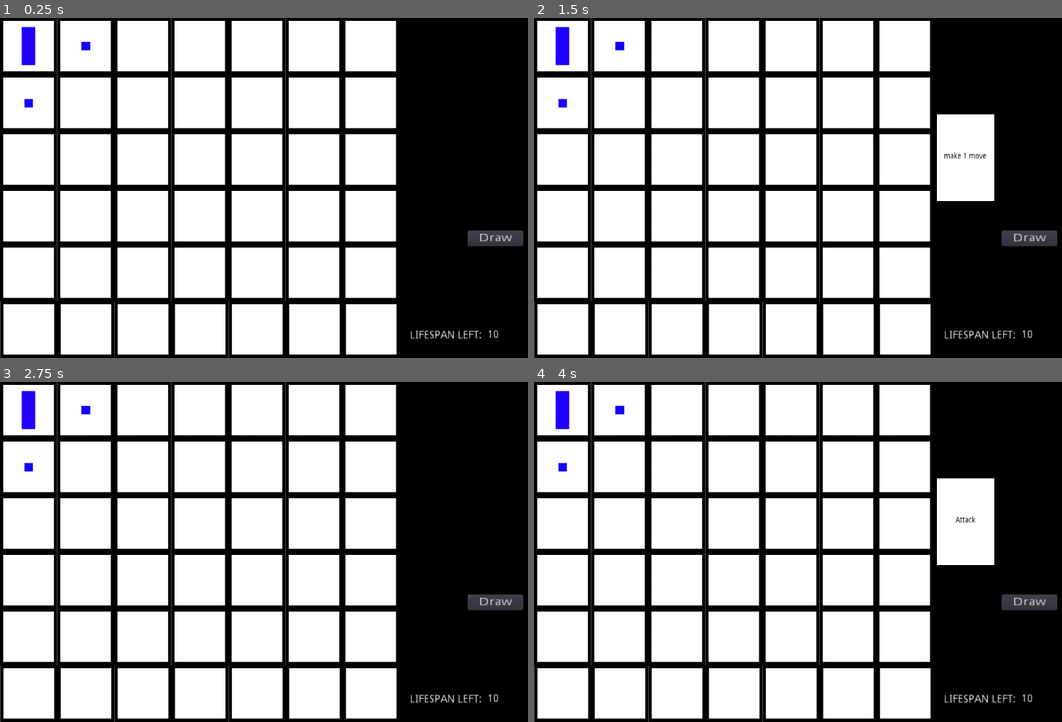
Above: before the commit, frames 1-4 (two rows, left to right).
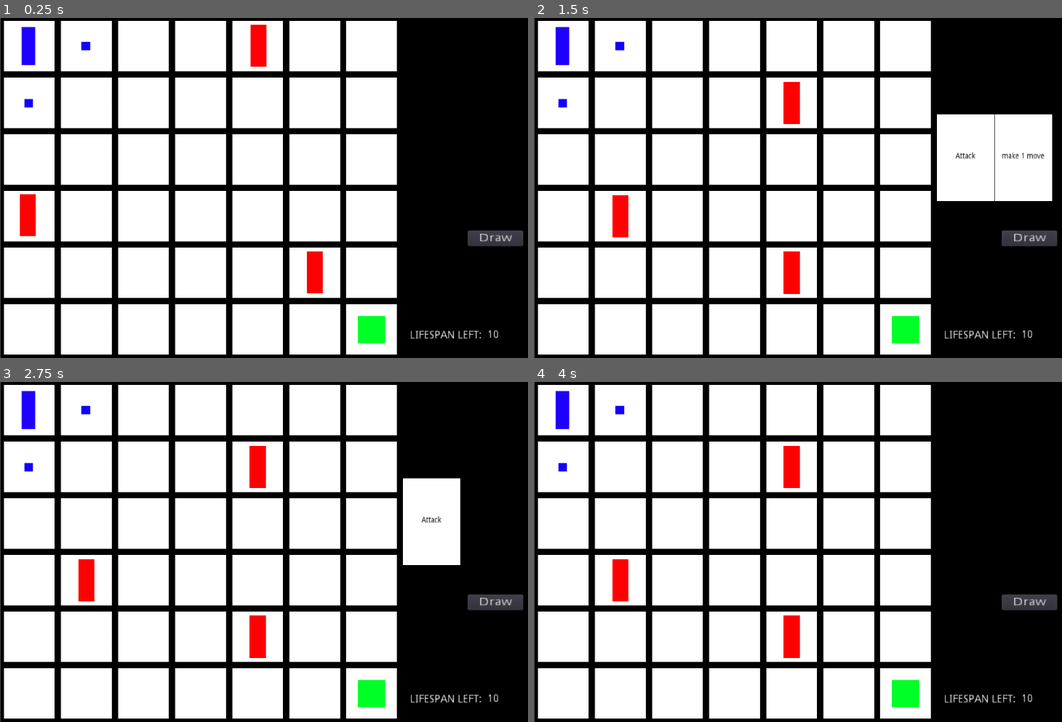
Above: after the commit, the same moments.

Repository: spacenoomad/snowball_game
Game: Godot game, scene res://Scenes/Game.tscn
The game is run twice, just before and just after one commit, with the same random seed, the same clock (stepped at 60 frames per second) and the same inputs.
Inputs:
- Up to frame 1 (0.25 s): no input
- Up to frame 2 (1.5 s): click "Draw" at 0.5 s; click "Attack" at 1.25 s
- Up to frame 3 (2.75 s): click "make 1 move" at 2 s
- Up to frame 4 (4 s): click "Draw" at 2.75 s; click "make 1 move" (after the commit: "Attack") at 3.5 s

The runs differ from the first frame. In frame 1, 4.7% of the frame differs, in the area x 0-76%, y 0-100%; in frame 2, 7.7%, in the area x 0-99%, y 0-100%; in frame 3, 7.5%; in frame 4, 7.5%.

Commit message:
finished gameplay loop

Diff:
--- a/Actors/Box.tscn
+++ b/Actors/Box.tscn
@@ -6,6 +6,8 @@
 
 [node name="Box" type="StaticBody2D"]
 scale = Vector2( 4.94339, 4.94339 )
+collision_layer = 4
+collision_mask = 4
 
 [node name="CollisionShape2D" type="CollisionShape2D" parent="."]
 shape = SubResource( 1 )
--- a/Actors/Bullet.tscn
+++ b/Actors/Bullet.tscn
@@ -1,12 +1,17 @@
-[gd_scene load_steps=3 format=2]
+[gd_scene load_steps=5 format=2]
 
 [ext_resource path="res://White-square.jpg" type="Texture" id=1]
+[ext_resource path="res://Scripts/bullet.gd" type="Script" id=2]
 
 [sub_resource type="RectangleShape2D" id=1]
 extents = Vector2( 13.2076, 10 )
 
+[sub_resource type="RectangleShape2D" id=2]
+
 [node name="Bullet" type="RigidBody2D"]
+collision_layer = 2
 gravity_scale = 0.0
+script = ExtResource( 2 )
 
 [node name="Sprite" type="Sprite" parent="."]
 modulate = Color( 0, 0.85098, 0.0745098, 1 )
@@ -17,3 +22,13 @@
 [node name="CollisionShape2D" type="CollisionShape2D" parent="."]
 shape = SubResource( 1 )
 disabled = true
+
+[node name="Area2D" type="Area2D" parent="."]
+collision_layer = 2
+collision_mask = 2
+
+[node name="CollisionShape2D" type="CollisionShape2D" parent="Area2D"]
+shape = SubResource( 2 )
+
+[connection signal="area_entered" from="Area2D" to="." method="_on_Area2D_area_entered"]
+[connection signal="body_entered" from="Area2D" to="." method="_on_Area2D_body_entered"]
--- /dev/null
+++ b/Actors/Enemies.tscn
@@ -0,0 +1,79 @@
+[gd_scene load_steps=6 format=2]
+
+[ext_resource path="res://White-square.jpg" type="Texture" id=1]
+[ext_resource path="res://Scripts/enemy_script.gd" type="Script" id=2]
+
+[sub_resource type="RectangleShape2D" id=1]
+extents = Vector2( 55, 60.25 )
+
+[sub_resource type="RectangleShape2D" id=2]
+extents = Vector2( 18.9259, 19.9206 )
+
+[sub_resource type="RectangleShape2D" id=3]
+extents = Vector2( 24.8677, 75.5977 )
+
+[node name="Enemies" type="KinematicBody2D"]
+scale = Vector2( 0.502661, 0.502661 )
+collision_layer = 0
+collision_mask = 0
+script = ExtResource( 2 )
+
+[node name="CollisionShape2D" type="CollisionShape2D" parent="."]
+scale = Vector2( 0.501228, 1.24436 )
+shape = SubResource( 1 )
+
+[node name="Sprite" type="Sprite" parent="."]
+modulate = Color( 1, 0, 0, 1 )
+scale = Vector2( 0.11175, 0.296777 )
+texture = ExtResource( 1 )
+
+[node name="Sensors" type="Node2D" parent="."]
+
+[node name="Sensor_1" type="Area2D" parent="Sensors"]
+position = Vector2( 198.941, 0 )
+collision_layer = 4
+collision_mask = 4
+
+[node name="CollisionShape2D" type="CollisionShape2D" parent="Sensors/Sensor_1"]
+shape = SubResource( 2 )
+
+[node name="Sensor_2" type="Area2D" parent="Sensors"]
+position = Vector2( 0, 224.804 )
+collision_layer = 4
+collision_mask = 4
+
+[node name="CollisionShape2D" type="CollisionShape2D" parent="Sensors/Sensor_2"]
+shape = SubResource( 2 )
+
+[node name="Sensor_3" type="Area2D" parent="Sensors"]
+position = Vector2( -198.941, 0 )
+collision_layer = 4
+collision_mask = 4
+
+[node name="CollisionShape2D" type="CollisionShape2D" parent="Sensors/Sensor_3"]
+shape = SubResource( 2 )
+
+[node name="Sensor_4" type="Area2D" parent="Sensors"]
+position = Vector2( 0, -224.804 )
+collision_layer = 4
+collision_mask = 4
+
+[node name="CollisionShape2D" type="CollisionShape2D" parent="Sensors/Sensor_4"]
+shape = SubResource( 2 )
+
+[node name="Area2D" type="Area2D" parent="."]
+collision_layer = 3
+collision_mask = 3
+
+[node name="CollisionShape2D" type="CollisionShape2D" parent="Area2D"]
+shape = SubResource( 3 )
+
+[connection signal="body_entered" from="Sensors/Sensor_1" to="." method="_on_Sensor_1_body_entered"]
+[connection signal="body_exited" from="Sensors/Sensor_1" to="." method="_on_Sensor_1_body_exited"]
+[connection signal="body_entered" from="Sensors/Sensor_2" to="." method="_on_Sensor_2_body_entered"]
+[connection signal="body_exited" from="Sensors/Sensor_2" to="." method="_on_Sensor_2_body_exited"]
+[connection signal="body_entered" from="Sensors/Sensor_3" to="." method="_on_Sensor_3_body_entered"]
+[connection signal="body_exited" from="Sensors/Sensor_3" to="." method="_on_Sensor_3_body_exited"]
+[connection signal="body_entered" from="Sensors/Sensor_4" to="." method="_on_Sensor_4_body_entered"]
+[connection signal="body_exited" from="Sensors/Sensor_4" to="." method="_on_Sensor_4_body_exited"]
+[connection signal="body_entered" from="Area2D" to="." method="_on_Area2D_body_entered"]
--- a/Actors/Player.tscn
+++ b/Actors/Player.tscn
@@ -27,6 +27,8 @@
 
 [node name="Button_1" type="Area2D" parent="Buttons"]
 position = Vector2( 325, 0 )
+collision_layer = 4
+collision_mask = 4
 
 [node name="CollisionShape2D" type="CollisionShape2D" parent="Buttons/Button_1"]
 shape = SubResource( 2 )
@@ -38,6 +40,8 @@
 
 [node name="Button_2" type="Area2D" parent="Buttons"]
 position = Vector2( 0, 324.526 )
+collision_layer = 4
+collision_mask = 4
 
 [node name="CollisionShape2D" type="CollisionShape2D" parent="Buttons/Button_2"]
 shape = SubResource( 2 )
@@ -49,6 +53,8 @@
 
 [node name="Button_3" type="Area2D" parent="Buttons"]
 position = Vector2( 0, -324.526 )
+collision_layer = 4
+collision_mask = 4
 
 [node name="CollisionShape2D" type="CollisionShape2D" parent="Buttons/Button_3"]
 shape = SubResource( 2 )
@@ -60,6 +66,8 @@
 
 [node name="Button_4" type="Area2D" parent="Buttons"]
 position = Vector2( -325, 0 )
+collision_layer = 4
+collision_mask = 4
 
 [node name="CollisionShape2D" type="CollisionShape2D" parent="Buttons/Button_4"]
 shape = SubResource( 2 )
--- a/Scenes/Game.tscn
+++ b/Scenes/Game.tscn
@@ -1,14 +1,27 @@
-[gd_scene load_steps=4 format=2]
+[gd_scene load_steps=9 format=2]
 
 [ext_resource path="res://Actors/Box.tscn" type="PackedScene" id=1]
 [ext_resource path="res://Actors/Player.tscn" type="PackedScene" id=2]
 [ext_resource path="res://Scripts/add_cards.gd" type="Script" id=3]
+[ext_resource path="res://Actors/Enemies.tscn" type="PackedScene" id=4]
+[ext_resource path="res://Scripts/game_controller.gd" type="Script" id=5]
+[ext_resource path="res://White-square.jpg" type="Texture" id=6]
+
+[sub_resource type="RectangleShape2D" id=1]
+
+[sub_resource type="RectangleShape2D" id=2]
 
 [node name="Game" type="Node"]
+script = ExtResource( 5 )
+
+[node name="Timer" type="Timer" parent="."]
+one_shot = true
 
 [node name="Player" parent="." instance=ExtResource( 2 )]
 position = Vector2( 50.3868, 49.7234 )
 scale = Vector2( 0.309532, 0.309532 )
+collision_layer = 17
+collision_mask = 17
 _speed = 20
 
 [node name="bulletSpawner" type="Position2D" parent="Player"]
@@ -19,7 +32,7 @@
 scale = Vector2( 1.01521, 1.01521 )
 
 [node name="Row_1" type="Node2D" parent="Board_Holder"]
-position = Vector2( -1.33635, 0.890892 )
+position = Vector2( 0, 0.891 )
 
 [node name="Box" parent="Board_Holder/Row_1" instance=ExtResource( 1 )]
 position = Vector2( 50.7239, 48.0542 )
@@ -43,7 +56,7 @@
 position = Vector2( 644.132, 48.0542 )
 
 [node name="Row_2" type="Node2D" parent="Board_Holder"]
-position = Vector2( -1.33635, 99.595 )
+position = Vector2( 0, 99.595 )
 
 [node name="Box" parent="Board_Holder/Row_2" instance=ExtResource( 1 )]
 position = Vector2( 50.7239, 48.0542 )
@@ -67,7 +80,7 @@
 position = Vector2( 644.132, 48.0542 )
 
 [node name="Row_3" type="Node2D" parent="Board_Holder"]
-position = Vector2( -1.33635, 198.074 )
+position = Vector2( 0, 198.074 )
 
 [node name="Box" parent="Board_Holder/Row_3" instance=ExtResource( 1 )]
 position = Vector2( 50.7239, 48.0542 )
@@ -91,7 +104,7 @@
 position = Vector2( 644.132, 48.0542 )
 
 [node name="Row_4" type="Node2D" parent="Board_Holder"]
-position = Vector2( -1.33635, 296.553 )
+position = Vector2( 0, 296.553 )
 
 [node name="Box" parent="Board_Holder/Row_4" instance=ExtResource( 1 )]
 position = Vector2( 50.7239, 48.0542 )
@@ -115,7 +128,7 @@
 position = Vector2( 644.132, 48.0542 )
 
 [node name="Row_5" type="Node2D" parent="Board_Holder"]
-position = Vector2( -1.33635, 394.808 )
+position = Vector2( 0, 394.808 )
 
 [node name="Box" parent="Board_Holder/Row_5" instance=ExtResource( 1 )]
 position = Vector2( 50.7239, 48.0542 )
@@ -139,7 +152,7 @@
 position = Vector2( 644.132, 48.0542 )
 
 [node name="Row_6" type="Node2D" parent="Board_Holder"]
-position = Vector2( -0.629242, 493.287 )
+position = Vector2( 0, 493.287 )
 
 [node name="Box" parent="Board_Holder/Row_6" instance=ExtResource( 1 )]
 position = Vector2( 50.7239, 48.0542 )
@@ -161,6 +174,57 @@
 
 [node name="Box7" parent="Board_Holder/Row_6" instance=ExtResource( 1 )]
 position = Vector2( 644.132, 48.0542 )
+
+[node name="Outer_Borders" type="Node2D" parent="Board_Holder"]
+
+[node name="Area2D" type="Area2D" parent="Board_Holder/Outer_Borders"]
+position = Vector2( -18.7153, 291.565 )
+collision_layer = 8
+collision_mask = 8
+
+[node name="CollisionShape2D" type="CollisionShape2D" parent="Board_Holder/Outer_Borders/Area2D"]
+scale = Vector2( 1.93134, 31.876 )
+shape = SubResource( 1 )
+
+[node name="Area2D4" type="Area2D" parent="Board_Holder/Outer_Borders"]
+position = Vector2( 711.183, 286.64 )
+collision_layer = 8
+collision_mask = 8
+
+[node name="CollisionShape2D" type="CollisionShape2D" parent="Board_Holder/Outer_Borders/Area2D4"]
+scale = Vector2( 1.93134, 31.876 )
+shape = SubResource( 1 )
+
+[node name="Area2D2" type="Area2D" parent="Board_Holder/Outer_Borders"]
+position = Vector2( 349.681, -19.7003 )
+rotation = 1.5708
+collision_layer = 8
+collision_mask = 8
+
+[node name="CollisionShape2D" type="CollisionShape2D" parent="Board_Holder/Outer_Borders/Area2D2"]
+scale = Vector2( 1.79661, 38.9007 )
+shape = SubResource( 1 )
+
+[node name="Area2D3" type="Area2D" parent="Board_Holder/Outer_Borders"]
+position = Vector2( 345.741, 607.756 )
+rotation = 1.5708
+collision_layer = 8
+collision_mask = 8
+
+[node name="CollisionShape2D" type="CollisionShape2D" parent="Board_Holder/Outer_Borders/Area2D3"]
+scale = Vector2( 1.79661, 38.9007 )
+shape = SubResource( 1 )
+
+[node name="Enemies" type="Node2D" parent="."]
+
+[node name="Enemies" parent="Enemies" instance=ExtResource( 4 )]
+position = Vector2( 49, 348 )
+
+[node name="Enemies2" parent="Enemies" instance=ExtResource( 4 )]
+position = Vector2( 455, 49.0001 )
+
+[node name="Enemies3" parent="Enemies" instance=ExtResource( 4 )]
+position = Vector2( 554, 449 )
 
 [node name="Cards" type="Control" parent="."]
 anchor_left = 1.0
@@ -235,4 +299,20 @@
 "_edit_use_anchors_": false
 }
 
+[node name="Win" type="Area2D" parent="."]
+position = Vector2( 654, 550 )
+
+[node name="CollisionShape2D" type="CollisionShape2D" parent="Win"]
+scale = Vector2( 2.43776, 2.53011 )
+shape = SubResource( 2 )
+
+[node name="Sprite" type="Sprite" parent="Win"]
+modulate = Color( 0, 1, 0.156863, 1 )
+scale = Vector2( 0.0955272, 0.0955272 )
+texture = ExtResource( 6 )
+
+[connection signal="timeout" from="Timer" to="." method="_on_Timer_timeout"]
+[connection signal="change_game_state" from="Cards/Cards_Holder" to="." method="_on_Cards_Holder_change_game_state"]
+[connection signal="button_down" from="Cards/Button" to="." method="_on_Button_button_down"]
 [connection signal="button_down" from="Cards/Button" to="Cards/Cards_Holder" method="_on_Button_button_down"]
+[connection signal="body_entered" from="Win" to="." method="_on_Win_body_entered"]
--- a/Scripts/add_cards.gd
+++ b/Scripts/add_cards.gd
@@ -4,10 +4,13 @@
 var amount_of_cards = 0
 #var moves_left = 10;
 
+signal change_game_state()
+
 enum drawing_cards_states {
 	NOTDRAWABLE
 	DRAWABLE
 }
+
 
 var drawing_cards_state = drawing_cards_states.DRAWABLE
 
@@ -37,6 +40,7 @@
 		drawing_cards_states.DRAWABLE:
 			generate_cards()
 			change_drawing_cards_state(drawing_cards_states.NOTDRAWABLE)
+			emit_signal("change_game_state")
 
 func change_drawing_cards_state(target_state):
 	drawing_cards_state = target_state
--- a/Scripts/bullet.gd
+++ b/Scripts/bullet.gd
@@ -1,16 +1,6 @@
 extends RigidBody2D
 
 
-# Declare member variables here. Examples:
-# var a = 2
-# var b = "text"
-
-
-# Called when the node enters the scene tree for the first time.
-func _ready():
-	pass # Replace with function body.
-
-
-# Called every frame. 'delta' is the elapsed time since the previous frame.
-#func _process(delta):
-#	pass
+func _on_Area2D_area_entered(area):
+	area.get_parent().queue_free()
+	queue_free()
--- a/Scripts/card_press_script.gd
+++ b/Scripts/card_press_script.gd
@@ -8,6 +8,14 @@
 signal player_can_move
 signal player_can_attack
 signal removed_one_card
+signal change_game_state
+
+enum game_states{
+	PLAYER_TURN,
+	GAME_TURN
+}
+
+var current_game_state = game_states.PLAYER_TURN
 
 var is_move = false;
 
@@ -17,13 +25,21 @@
 	connect("removed_one_card", cards_holder, "remove_one_card")
 
 func _on_Card_button_down():
-	if (is_move):
-		emit_signal("player_can_move")
-	else:
-		emit_signal("player_can_attack")
+	match(current_game_state):
+		game_states.PLAYER_TURN:
+			if (is_move):
+				emit_signal("player_can_move")
+			else:
+				emit_signal("player_can_attack")
 
-	emit_signal("removed_one_card")
-	queue_free()
+			emit_signal("removed_one_card")
+			change_game_state(game_states.GAME_TURN)
+			queue_free()
+		game_states.GAME_TURN:
+			pass
+
+func change_game_state(target_state):
+	current_game_state = target_state
 
 func set_card_ability():
 	var random_int = randi()%3+1
--- /dev/null
+++ b/Scripts/change_game_state.gd
@@ -0,0 +1,11 @@
+extends Node
+
+
+# Declare member variables here. Examples:
+# var a = 2
+# var b = "text"
+
+
+# Called when the node enters the scene tree for the first time.
+func _ready():
+	pass # Replace with function body.
--- /dev/null
+++ b/Scripts/enemy_script.gd
@@ -0,0 +1,84 @@
+extends KinematicBody2D
+
+var go_right = null
+var go_down = null
+var go_left = null
+var go_up = null
+
+var target_position
+
+var _speed = 5
+
+enum {
+	IDLE,
+	MOVING
+}
+
+var enemy_state = IDLE
+
+func _physics_process(delta):
+	match(enemy_state):
+		IDLE:
+			pass
+		MOVING:
+			position = position.move_toward(target_position, _speed)
+			if position == target_position:
+				change_state(IDLE)
+
+func change_state(target_state):
+	match(target_state):
+		IDLE:
+			pass
+		MOVING:
+			target_position = null
+			while(target_position == null):
+				roll_target_cube()
+	enemy_state = target_state
+
+func roll_target_cube():
+	randomize()
+	var pick_path = randi()%4+1
+	match(pick_path):
+		1:
+			target_position = go_right
+		2:
+			target_position = go_down
+		3:
+			target_position = go_left
+		4:
+			target_position = go_up
+
+func start_moving():
+	change_state(MOVING)
+
+func _on_Sensor_1_body_entered(body):
+	go_right = body.get_global_position()
+	if body.get_collision_layer_bit(4):
+		go_right = null
+
+
+func _on_Sensor_2_body_entered(body):
+	go_down = body.get_global_position()
+	if body.get_collision_layer_bit(4):
+		go_down = null
+
+
+func _on_Sensor_3_body_entered(body):
+	go_left = body.get_global_position()
+	if body.get_collision_layer_bit(4):
+		go_left = null
+
+
+func _on_Sensor_4_body_entered(body):
+	go_up = body.get_global_position()
+	if body.get_collision_layer_bit(4):
+		go_up = null
+
+
+func _on_Sensor_4_body_exited(body):
+	go_up = null
+	if body.get_collision_layer_bit(4):
+		go_up = null
+
+func _on_Area2D_body_entered(body):
+	print('change to lose screen')
--- /dev/null
+++ b/Scripts/game_controller.gd
@@ -0,0 +1,48 @@
+extends Node
+
+onready var cards_holder = $Cards/Cards_Holder
+onready var enemy_holder = $Enemies
+
+signal change_card_holder_state
+signal change_enemy_state
+
+enum {
+	PLAYER_TURN,
+	GAME_TURN
+}
+
+var current_game_state
+
+
+func _ready():
+	pass
+
+func change_game_state(target_state):
+	match target_state:
+		PLAYER_TURN:
+			for card in range(0, cards_holder.get_child_count()):
+				connect("change_card_holder_state", cards_holder.get_child(card), "change_game_state")
+				emit_signal("change_card_holder_state", PLAYER_TURN)
+
+		GAME_TURN:
+			for card in range(0, cards_holder.get_child_count()):
+				connect("change_card_holder_state", cards_holder.get_child(card), "change_game_state")
+				emit_signal("change_card_holder_state", GAME_TURN)
+			for enemy in range(0, enemy_holder.get_child_count()):
+				connect("change_enemy_state", enemy_holder.get_child(enemy), "start_moving")
+				emit_signal("change_enemy_state")
+			$Timer.start()
+
+	current_game_state = target_state
+
+
+func _on_Cards_Holder_change_game_state():
+	change_game_state(GAME_TURN)
+
+
+func _on_Timer_timeout():
+	change_game_state(PLAYER_TURN)
+
+
+func _on_Win_body_entered(body):
+	print('change to win screen')
--- a/Scripts/player_controller.gd
+++ b/Scripts/player_controller.gd
@@ -8,6 +8,7 @@
 var has_attacked = false;
 var current_move_attack=false;
 onready var bullet_spawn_point = $bulletSpawner
+
 
 enum button_states {
 	HIDDEN,
--- a/project.godot
+++ b/project.godot
@@ -14,6 +14,10 @@
 run/main_scene="res://Scenes/Game.tscn"
 config/icon="res://icon.png"
 
+[display]
+
+window/stretch/mode="viewport"
+
 [input]
 
 left_click={
@@ -22,6 +26,14 @@
  ]
 }
 
+[layer_names]
+
+2d_physics/layer_1="Player"
+2d_physics/layer_2="Enemy"
+2d_physics/layer_3="Tile"
+2d_physics/layer_4="Outer Borders"
+2d_physics/layer_5="Win"
+
 [physics]
 
 common/enable_pause_aware_picking=true
